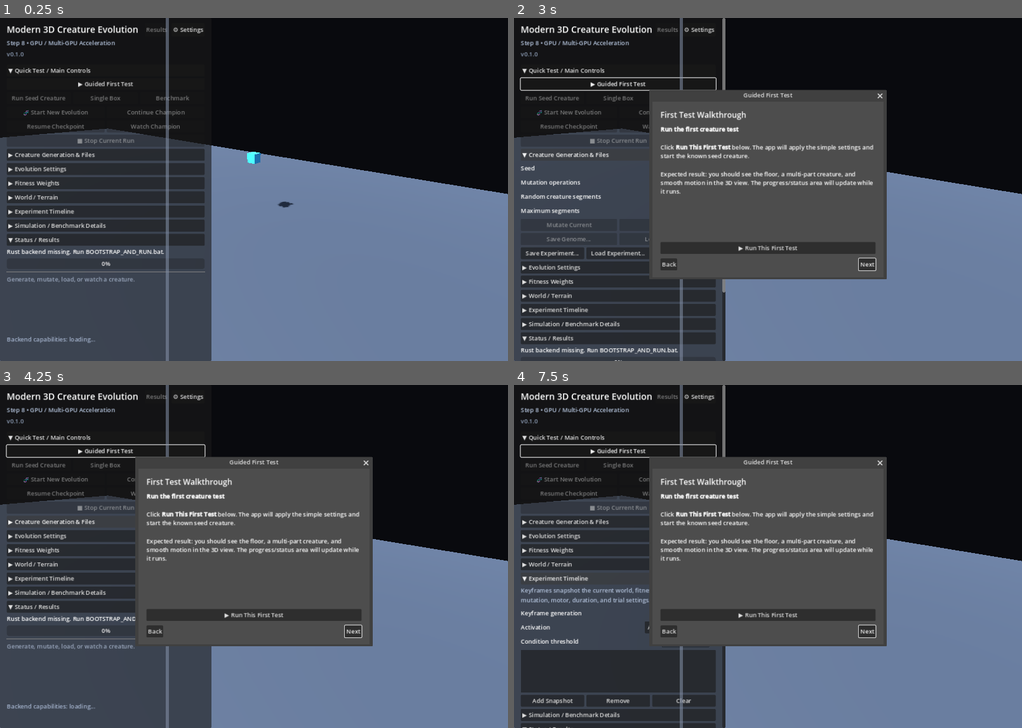
Above: before the commit, frames 1-4 (two rows, left to right).
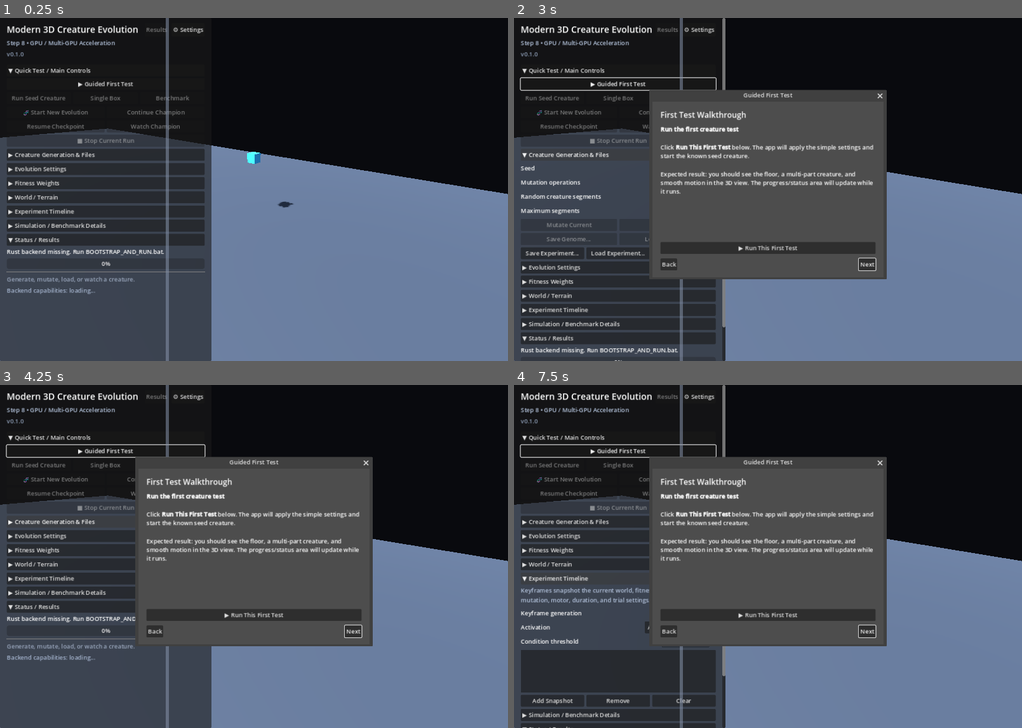
Above: after the commit, the same moments.

Repository: Quest79/Modern-3D-Creature-Evolution
Game: Godot game, scene res://main.tscn
Same seed, same stepped clock (60 frames per second), same inputs: the game is played once before the commit and once after it.
Inputs:
- Up to frame 1 (0.25 s): no input
- Up to frame 2 (3 s): click "▶ Guided First Test" at 0.5 s; click "Next" at 1.25 s; click "Next" at 2 s; click "▶ Creature Generation & Files" at 2.75 s
- Up to frame 3 (4.25 s): click "▼ Creature Generation & Files" at 3.5 s
- Up to frame 4 (7.5 s): click "▶ Fitness Weights" at 4.25 s; click "▼ Fitness Weights" at 5 s; click "▶ World / Terrain" at 5.75 s; click "▼ World / Terrain" at 6.5 s; click "▶ Experiment Timeline" at 7.25 s

The runs differ from the first frame. In frame 1, 0.3% of the frame differs, in the area x 1-19%, y 78-95%; in frame 2, less than 0.1%; in frame 3, 0.3%; in frame 4, less than 0.1%.

Commit message:
Remove nested scrollbar from HUD metrics

Diff:
--- a/apps/godot/main.gd
+++ b/apps/godot/main.gd
@@ -1154,8 +1154,9 @@
 
     _metrics = RichTextLabel.new()
     _metrics.bbcode_enabled = true
-    _metrics.fit_content = false
-    _metrics.custom_minimum_size = Vector2(0, 155)
+    _metrics.fit_content = true
+    _metrics.scroll_active = false
+    _metrics.custom_minimum_size = Vector2(0, 0)
     _metrics.text = "[color=#9aa7bd]Generate, mutate, load, or watch a creature.[/color]"
     status_section.add_child(_metrics)
 
